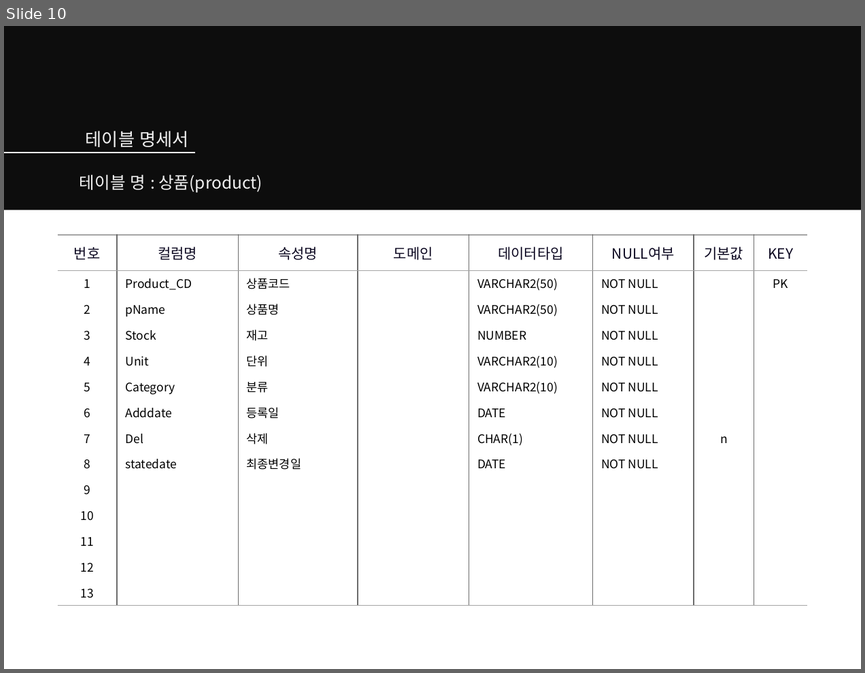
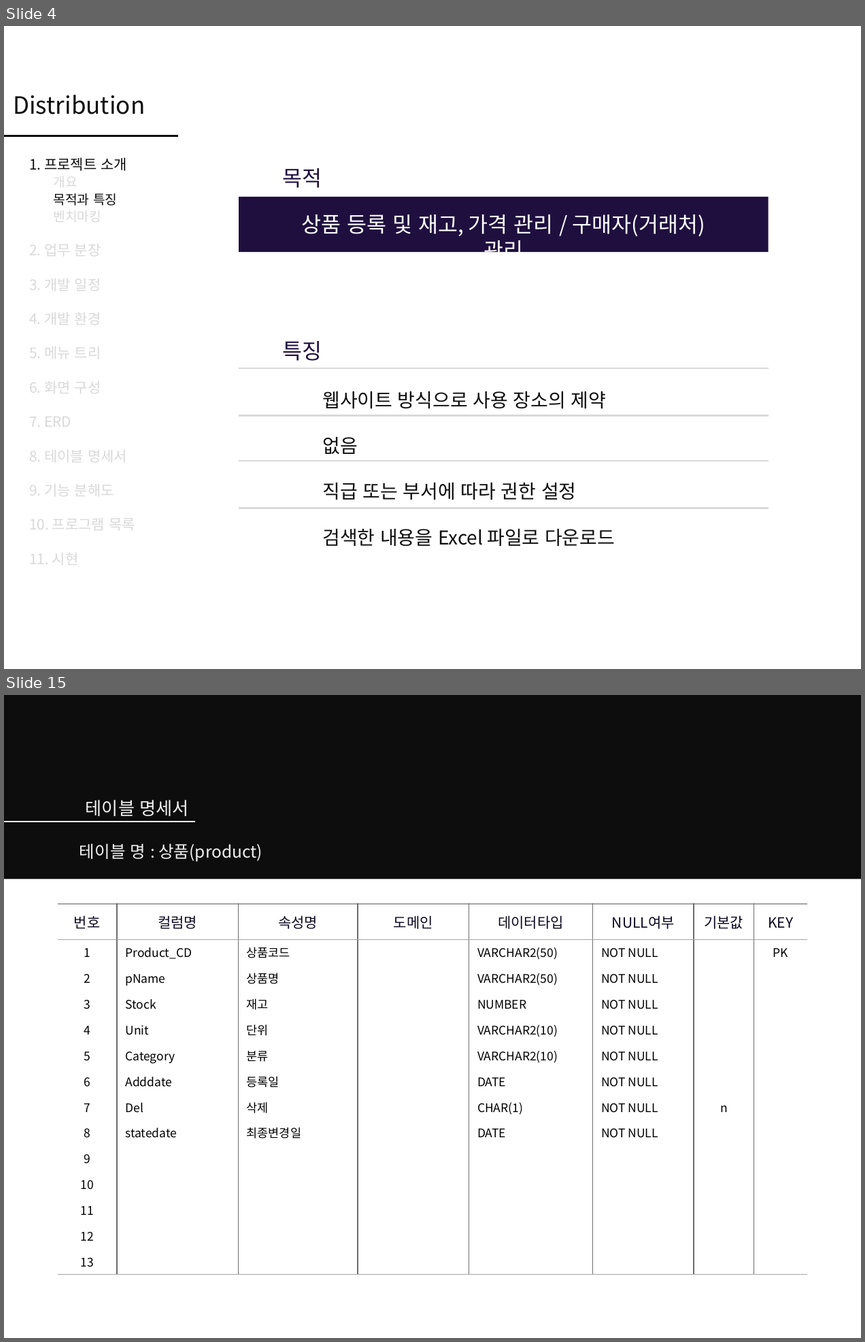
Before and after one commit to theselah/erp-team3, a slide deck: Distribution.pptx. Shown one above the other, each under a label of ours: slide 10 before the commit, slides 4 and 15 after it; the slides between them are not shown. The pictures are 865x673 and 865x1342 pixels, drawn with LibreOffice and Linux fonts; fonts in the diff are those of the drawing; background and template pictures are left out. Boxes give left, top, right and bottom in pixels: in the first picture for what was removed or moved away, otherwise in the second. Text is boxed around its words. In the diff, an @@ line names an element or a change of style, - is before the commit and + after.

```diff
--- a/Distribution.pptx
+++ b/Distribution.pptx
@@ slide 4 added at (4, 26, 861, 669), background #FFFFFF @@
@@ text added at (13, 95, 145, 114), 20 pt, text #0D0D0D @@
+Distribution
@@ line added from (4, 135) to (178, 135), #0D0D0D 1.5 pt @@
@@ text added at (29, 157, 135, 568), 12 pt, text #D9D9D9 @@
+1. 프로젝트 소개
+개요
+목적과 특징
+벤치마킹
+2. 업무 분장
+3. 개발 일정
+4. 개발 환경
+5. 메뉴 트리
+6. 화면 구성
+7. ERD
+8. 테이블 명세서
+9. 기능 분해도
+10. 프로그램 목록
+11. 시현
@@ text added at (283, 168, 322, 188), 18 pt, text #1F0F3F @@
+목적
@@ rectangle added at (239, 197, 768, 251), fill #1F0F3F @@
@@ text added at (302, 214, 705, 252), 18 pt, text #FFFFFF @@
+상품 등록 및 재고, 가격 관리 / 구매자(거래처) 관리
@@ text added at (283, 341, 322, 361), 18 pt, text #1F0F3F @@
+특징
@@ line added from (239, 368) to (768, 368), #D9D9D9 1.5 pt @@
@@ text added at (322, 391, 615, 546), 16 pt, text #0D0D0D @@
+웹사이트 방식으로 사용 장소의 제약 없음
+직급 또는 부서에 따라 권한 설정
+검색한 내용을 Excel 파일로 다운로드
@@ line added from (239, 415) to (768, 415), #D9D9D9 1.5 pt @@
@@ line added from (239, 461) to (768, 461), #D9D9D9 1.5 pt @@
@@ line added from (239, 507) to (768, 507), #D9D9D9 1.5 pt @@
@@ what was slide 10 is now slide 15 @@
```
Also in this commit, not shown: 7 slides changed, 7 other slides added, 3 slides removed.
